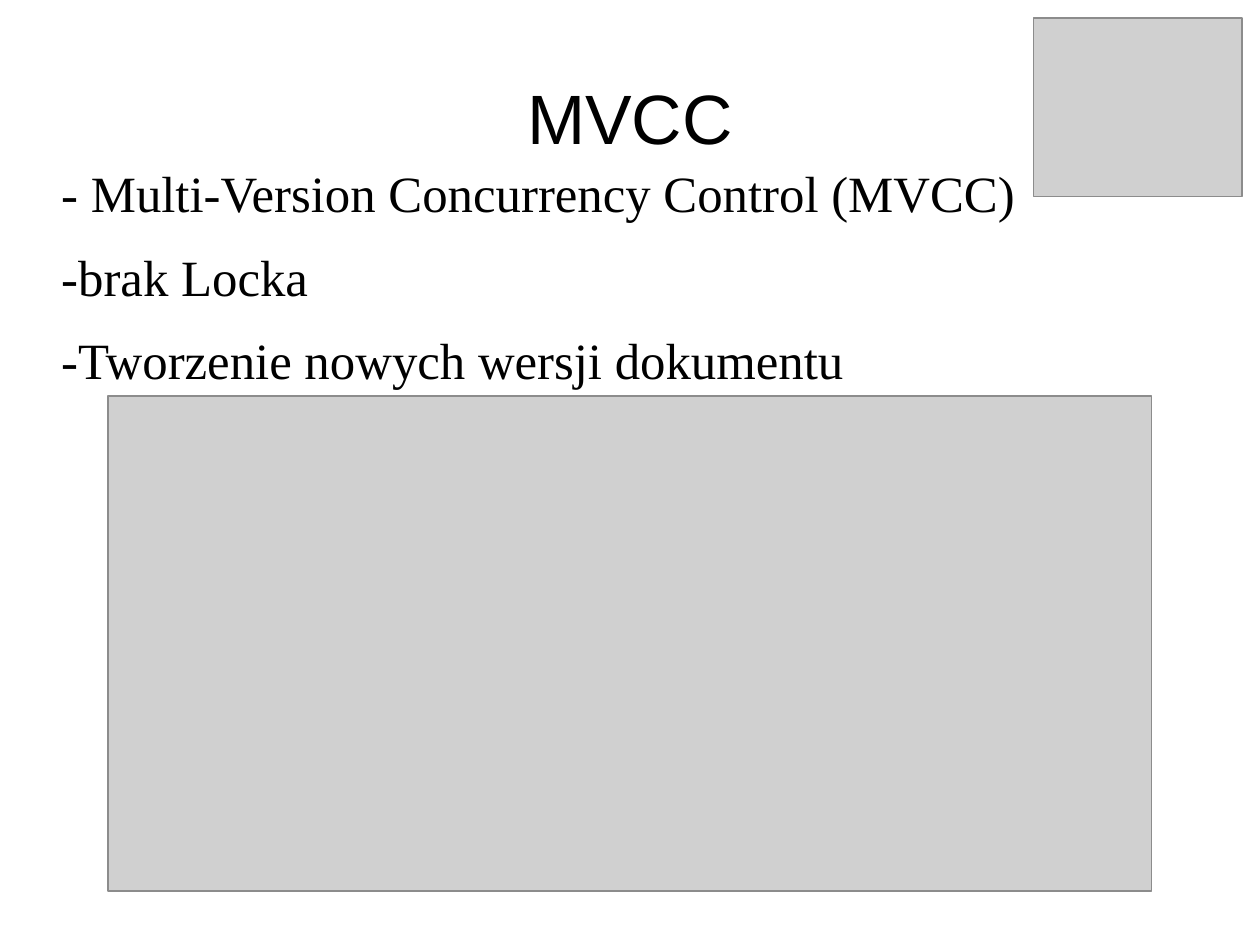
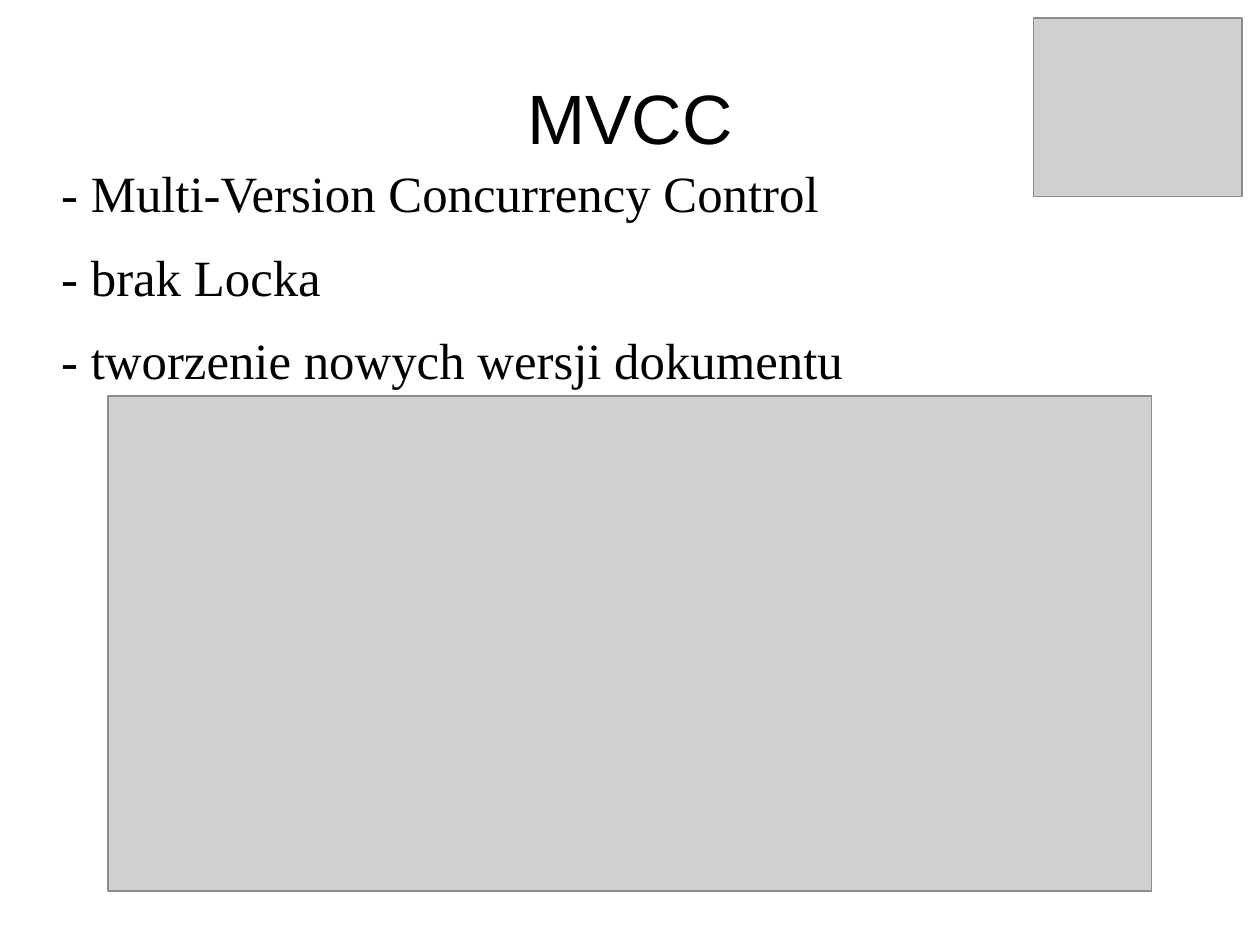
Before and after one commit to pawnow/ProjektErlang, a slide deck: slide 12 of prezentacja.odp. Drawn at 1260x945 pixels with LibreOffice and Linux fonts; fonts in the diff are those of the drawing; grey boxes stand for pictures. Boxes give left, top, right and bottom in pixels: in the first picture for what was removed or moved away, otherwise in the second. Text is boxed around its words. In the diff, an @@ line names an element or a change of style, - is before the commit and + after.

```diff
--- a/prezentacja.odp
+++ b/prezentacja.odp
@@ text at [91,176,843,390]: text changed @@
-- Multi-Version Concurrency Control (MVCC)
--brak Locka
--Tworzenie nowych wersji dokumentu
+- Multi-Version Concurrency Control
+- brak Locka
+- tworzenie nowych wersji dokumentu
```
Also in this commit, not shown: 5 other slides changed, 4 slides added, 1 slide removed.
